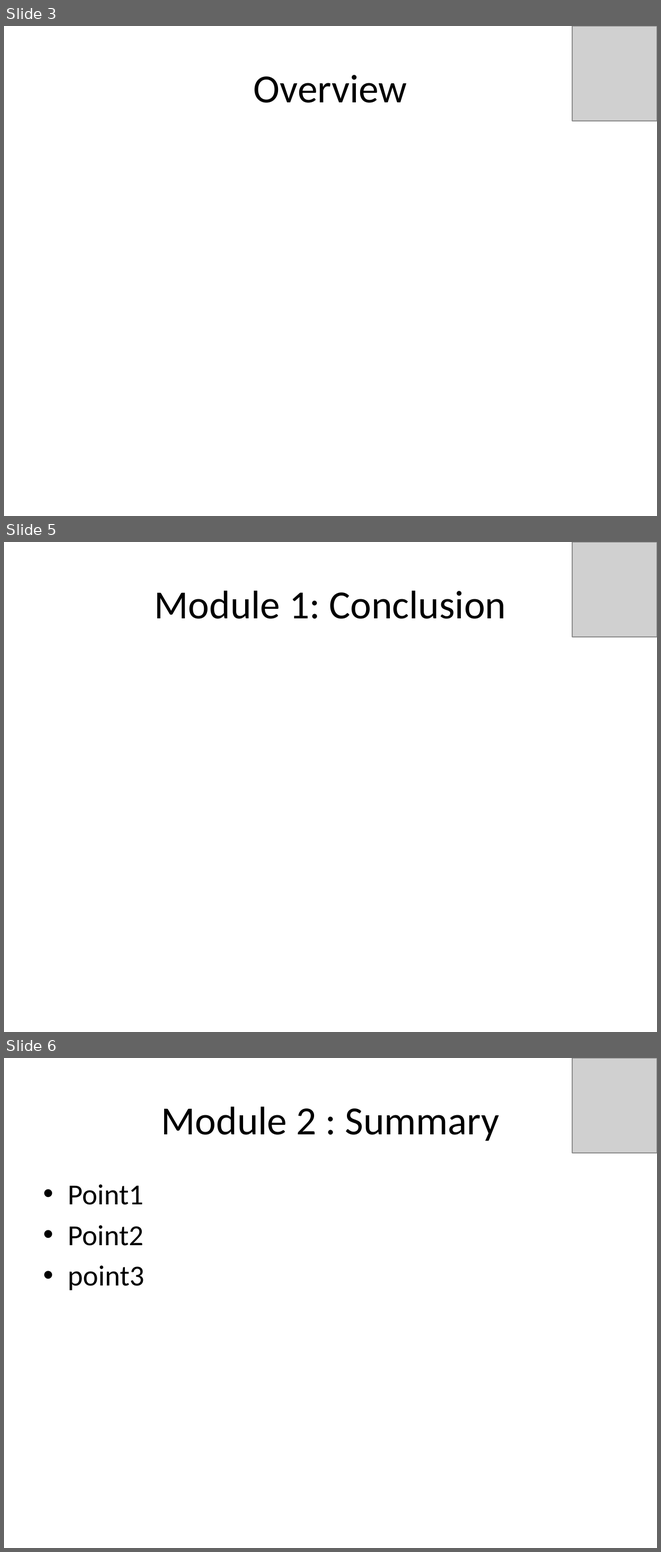
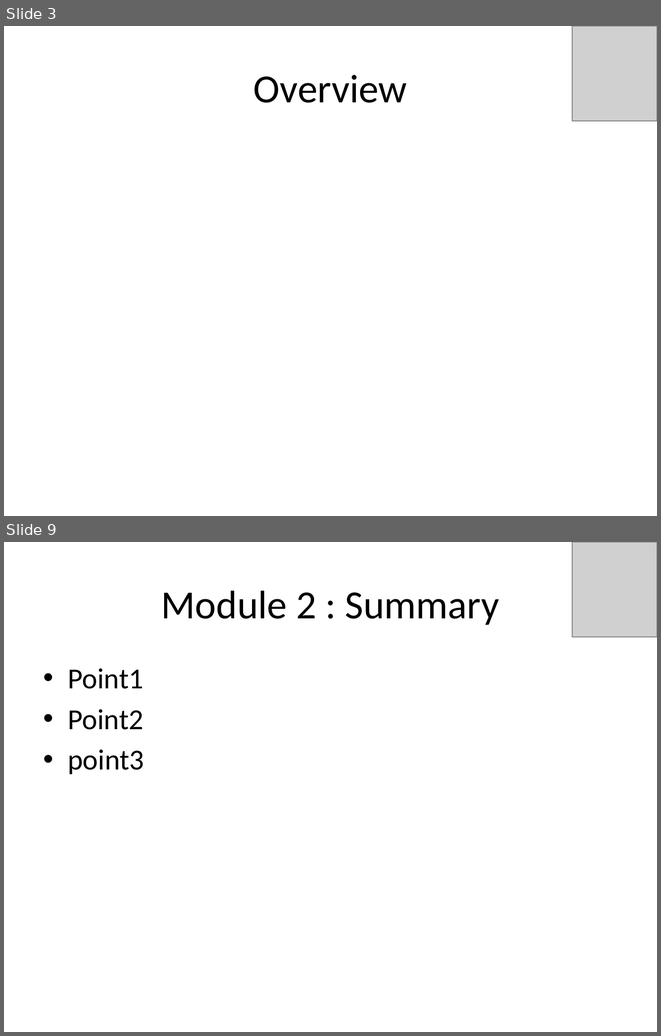
Before and after one commit to idxExtropy/duel-reality, a slide deck: Docs/DUEL REALITY .pptx. Shown one above the other, each under a label of ours: slides 3, 5 and 6 before the commit, slides 3 and 9 after it; the slides between them are not shown. The pictures are 661x1552 and 661x1036 pixels, drawn with LibreOffice and Linux fonts; fonts in the diff are those of the drawing; grey boxes stand for pictures. Boxes give left, top, right and bottom in pixels: in the first picture for what was removed or moved away, otherwise in the second. Text is boxed around its words. In the diff, an @@ line names an element or a change of style, - is before the commit and + after.

Commit message:
Added slides for 2 minute presentation of the graphics window module.

```diff
--- a/Docs/DUEL REALITY .pptx
+++ b/Docs/DUEL REALITY .pptx
@@ slide 5 removed at [4,542,657,1032], background #FFFFFF @@
@@ picture removed at [572,542,657,637] @@
@@ title removed at [155,590,506,619] @@
-Module 1: Conclusion
@@ what was slide 6 is now slide 9 @@
```
Also in this commit, not shown: 5 slides added, 1 other slide removed.
